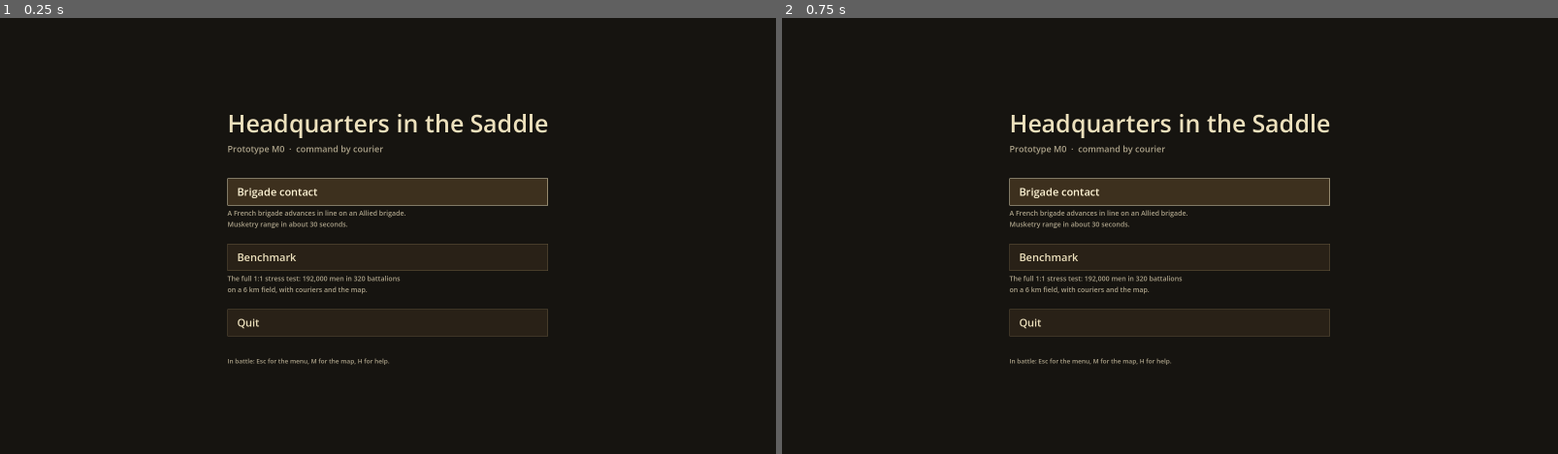
Above: before the commit, frames 1-2 (left to right).
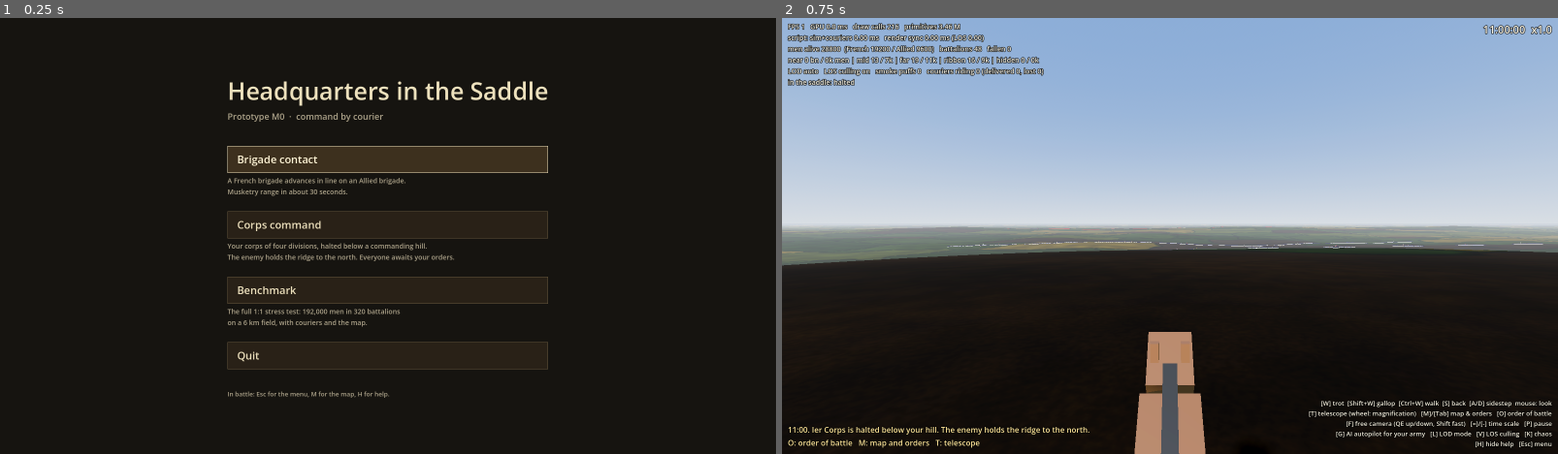
Above: after the commit, the same moments.

Repository: kozas/HITS-prototype
Game: Godot game, scene res://menu.tscn
Two runs of this game, one before a commit and one after it. Both use one fixed random seed, a clock stepped at 60 frames per second and the inputs below.
Inputs (mouse positions are in pixels of both pictures, inside the frame that each line leads up to):
- Up to frame 1 (0.25 s): no input
- Up to frame 2 (0.75 s): click (1170, 222) at 0.5 s, where only the run after the commit has a clickable "Corps command"

The runs differ from the first frame. In frame 1, 9.0% of the frame differs, in the area x 29-71%, y 14-88%; in frame 2, 58%, in the area x 0-100%, y 0-100%.

Commit message:
Corps Command scenario

Diff:
--- a/hits-prototype/src/battle.gd
+++ b/hits-prototype/src/battle.gd
@@ -79,15 +79,19 @@
 	var t0 := Time.get_ticks_msec()
 	terrain = Terrain.new()
 	add_child(terrain)
-	terrain.generate(1815)
+	var corps := scenario == GS.Scenario.CORPS_COMMAND
+	terrain.generate(Terrain.MAPS["hill" if corps else "ridges"])
 
 	sim = BattleSim.new(terrain)
 	var site := Vector2.ZERO
-	if scenario == GS.Scenario.BRIGADE_CONTACT:
-		site = _pick_contact_site()
-		sim.deploy_contact(site, men, CONTACT_GAP)
-	else:
-		sim.deploy(bns_per_side, men, front_z)
+	match scenario:
+		GS.Scenario.BRIGADE_CONTACT:
+			site = _pick_contact_site()
+			sim.deploy_contact(site, men, CONTACT_GAP)
+		GS.Scenario.CORPS_COMMAND:
+			sim.deploy_corps(men)
+		_:
+			sim.deploy(bns_per_side, men, front_z)
 	sim._rebuild_grid()
 
 	renderer = FormationRenderer.new()
@@ -119,6 +123,14 @@
 		player.setup(terrain, spot, atan2(-look.x, -look.y))
 		var fc := Vector2(site.x + 420.0, site.y + 260.0)
 		free_cam.place(Vector3(fc.x, terrain.height(fc.x, fc.y) + 70.0, fc.y), deg_to_rad(50.0), -0.3)
+	elif corps:
+		# On the hill: the summit, or just forward of it if that sees more.
+		var hill: Array = Terrain.MAPS.hill.hills[0]
+		var top := Vector2(hill[0], hill[1])
+		var spot := _best_viewpoint([top, top + Vector2(0, -60), top + Vector2(0, -120), top + Vector2(60, -90), top + Vector2(-60, -90)])
+		var look := Vector2(0, -300) - spot
+		player.setup(terrain, spot, atan2(-look.x, -look.y))
+		free_cam.place(Vector3(top.x, terrain.height(top.x, top.y) + 160.0, top.y + 250.0), 0.0, -0.3)
 	else:
 		_place_enemy_hq()
 		# Start where the general can see the most of both armies.
@@ -150,6 +162,10 @@
 		_capture_mouse()
 		if scenario == GS.Scenario.BRIGADE_CONTACT:
 			hud.toast("11:00. Your brigade is advancing on the Allied line, %d m ahead." % int(CONTACT_GAP))
+		elif corps:
+			map.focus(Vector2(0, 200), 1.8)
+			hud.toast("11:00. %s is halted below your hill. The enemy holds the ridge to the north." % sim.armies[PLAYER_ARMY].subordinates[0].title)
+			hud.toast("O: order of battle   M: map and orders   T: telescope")
 		else:
 			hud.toast("11:00. The armies are deploying. Press M for the map.")
 
--- a/hits-prototype/src/battle_sim.gd
+++ b/hits-prototype/src/battle_sim.gd
@@ -110,6 +110,45 @@
 	o.delivered = 0.0
 	o.exec_at = 0.0
 	brigades[0].pending.append(o)
+	ai_enabled = [false, false]
+
+
+## Corps Command (map "hill"): a French corps of four divisions facing an
+## Anglo-Allied corps of two on the ridge to the north, everyone halted. Drawn up
+## in the usual manner of the period:
+##   1st Division  first line: both brigades deployed in line
+##   2nd Division  second line, ~220 m behind: battalion columns at deploying
+##                 distance, posted behind the intervals of the first line (shifted
+##                 71 m, half a battalion's frontage plus half an interval) so
+##                 they can pass through it
+##   3rd, 4th Div  in route column on two roads to the rear, either side of the hill
+## The enemy holds the crest in line, his second division in columns on the
+## reverse slope, out of sight. Positions are the centre of each brigade's front
+## (the head of a march column); facing north is yaw 0.
+const CORPS_SETUP := [
+	[[Vector2(-286, 250), T.LINE], [Vector2(286, 250), T.LINE],
+	[Vector2(-215, 470), T.COLUMN], [Vector2(357, 470), T.COLUMN],
+	[Vector2(-760, 1150), T.MARCH], [Vector2(-760, 1700), T.MARCH],
+	[Vector2(700, 1150), T.MARCH], [Vector2(700, 1700), T.MARCH]],
+	[[Vector2(406, -880), T.LINE], [Vector2(-406, -880), T.LINE],
+	[Vector2(406, -1180), T.COLUMN], [Vector2(-406, -1180), T.COLUMN]],
+]
+const CORPS_HQ := [Vector2(-250, 950), Vector2(0, -1600)]
+
+
+func deploy_corps(men: int) -> void:
+	for army in 2:
+		var yaw := 0.0 if army == 0 else PI
+		for spec in CORPS_SETUP[army]:
+			var b := _add_brigade(army, 0)
+			for k in 4:
+				_add_battalion(b, men, spec[0], yaw, spec[1])
+			var slots := _brigade_slots(b.battalions, spec[0], yaw, spec[1])
+			for k in slots.size():
+				b.battalions[k].pos = slots[k]
+				b.battalions[k].prev_pos = slots[k]
+		hq[army] = CORPS_HQ[army]
+		_organise(army)
 	ai_enabled = [false, false]
 
 
@@ -327,22 +366,12 @@
 	var facing: float = o.facing
 	var right := Vector2(cos(facing), -sin(facing))
 	bns.sort_custom(func(a, c): return a.pos.dot(right) < c.pos.dot(right))
-	# Columns keep deploying distance (the frontage of the line they would form)
-	# so each battalion can deploy without crowding its neighbours.
-	var gap := BN_INTERVAL
-	var widths := []
-	var total := gap * (bns.size() - 1)
-	for f in bns:
-		var w: float = f.footprint_as(ft if ft == T.MARCH else T.LINE).x
-		widths.append(w)
-		total += w
-	var x := -total * 0.5
+	var slots := _brigade_slots(bns, o.dest, facing, ft)
 	for k in bns.size():
 		var f = bns[k]
 		if f.routing:
 			continue
-		f.target_pos = o.dest + right * (x + widths[k] * 0.5)
-		x += widths[k] + gap
+		f.target_pos = slots[k]
 		f.target_facing = facing
 		f.target_ftype = ft
 		f.has_target = true
@@ -352,6 +381,33 @@
 		b.current.status = "superseded"
 	o.status = "executing"
 	b.current = o
+
+
+## Where each battalion of a brigade stands (its anchor) in formation `ft`, with
+## `dest` the centre of the brigade's front. Line and columns are abreast; columns
+## keep deploying distance (the frontage of the line they would form) so each can
+## deploy without crowding its neighbours. A march column is one battalion
+## behind another, with `dest` at its head.
+func _brigade_slots(bns: Array, dest: Vector2, facing: float, ft: int) -> Array:
+	var right := Vector2(cos(facing), -sin(facing))
+	var back := Vector2(sin(facing), cos(facing))
+	var out := []
+	if ft == T.MARCH:
+		var depth := 0.0
+		for f in bns:
+			out.append(dest + back * depth)
+			depth += f.footprint_as(T.MARCH).y + 20.0
+		return out
+	var widths := []
+	var total := BN_INTERVAL * (bns.size() - 1)
+	for f in bns:
+		widths.append(f.footprint_as(T.LINE).x)
+		total += widths[-1]
+	var x := -total * 0.5
+	for k in bns.size():
+		out.append(dest + right * (x + widths[k] * 0.5))
+		x += widths[k] + BN_INTERVAL
+	return out
 
 
 func _move(f: Formation, dt: float) -> void:
--- a/hits-prototype/src/game_state.gd
+++ b/hits-prototype/src/game_state.gd
@@ -1,7 +1,7 @@
 extends Node
 ## Autoload: carries the scenario chosen in the main menu into battle.tscn.
 
-enum Scenario { BENCHMARK, BRIGADE_CONTACT }
+enum Scenario { BENCHMARK, BRIGADE_CONTACT, CORPS_COMMAND }
 
 const BATTLE_SCENE := "res://battle.tscn"
 const MENU_SCENE := "res://menu.tscn"
--- a/hits-prototype/src/menu.gd
+++ b/hits-prototype/src/menu.gd
@@ -2,6 +2,7 @@
 ## Main menu: pick a scenario. Command-line shortcuts skip the menu:
 ##   -- --bench               scripted benchmark run
 ##   -- --scenario=contact    straight into Brigade contact
+##   -- --scenario=corps      straight into Corps command
 ##   -- --scenario=benchmark  straight into the full battle
 
 const GS = preload("res://src/game_state.gd")
@@ -11,6 +12,7 @@
 
 const ITEMS := [
 	["Brigade contact", "A French brigade advances in line on an Allied brigade.\nMusketry range in about 30 seconds.", GS.Scenario.BRIGADE_CONTACT],
+	["Corps command", "Your corps of four divisions, halted below a commanding hill.\nThe enemy holds the ridge to the north. Everyone awaits your orders.", GS.Scenario.CORPS_COMMAND],
 	["Benchmark", "The full 1:1 stress test: 192,000 men in 320 battalions\non a 6 km field, with couriers and the map.", GS.Scenario.BENCHMARK],
 ]
 
@@ -23,6 +25,9 @@
 			return
 		if a == "--scenario=contact":
 			GameState.start.call_deferred(GameState.Scenario.BRIGADE_CONTACT)
+			return
+		if a == "--scenario=corps":
+			GameState.start.call_deferred(GameState.Scenario.CORPS_COMMAND)
 			return
 	_build()
 	for a in OS.get_cmdline_user_args():
--- a/hits-prototype/src/terrain.gd
+++ b/hits-prototype/src/terrain.gd
@@ -6,13 +6,29 @@
 const SPACING := 12.0
 const SIZE := (N - 1) * SPACING
 
+## Maps: rolling noise ("relief" and "detail" metres) plus hand-placed features.
+##   ridges: [z, height, width] running east-west (mirror_z: one each side of z = 0)
+##   hills:  [x, z, height, radius]
+##   valley: [depth, width] along z = 0
+const MAPS := {
+	# Two low ridges with a shallow valley between: each army starts on one,
+	# giving reverse slopes to hide behind (Waterloo-style).
+	"ridges": {"seed": 1815, "relief": 38.0, "detail": 6.0, "mirror_z": true,
+		"ridges": [[900.0, 16.0, 400.0]], "hills": [], "valley": [8.0, 420.0]},
+	# Gentler country with a commanding hill behind the French centre and a
+	# ridge to the north for the enemy (Corps Command).
+	"hill": {"seed": 1806, "relief": 16.0, "detail": 3.0, "mirror_z": false,
+		"ridges": [[-880.0, 16.0, 360.0]], "hills": [[-250.0, 950.0, 45.0, 300.0]], "valley": [5.0, 380.0]},
+}
+
 var heights := PackedFloat32Array()
 var heightmap: ImageTexture
 var material: ShaderMaterial
 var detail_noise: NoiseTexture2D
 
 
-func generate(seed_value: int) -> void:
+func generate(map: Dictionary) -> void:
+	var seed_value: int = map.seed
 	var base := FastNoiseLite.new()
 	base.seed = seed_value
 	base.noise_type = FastNoiseLite.TYPE_SIMPLEX_SMOOTH
@@ -23,19 +39,24 @@
 	detail.frequency = 1.0 / 320.0
 	detail.fractal_octaves = 2
 
+	var relief: float = map.relief
+	var fine: float = map.detail
+	var mirror: bool = map.mirror_z
+	var valley: Array = map.valley
 	heights.resize(N * N)
 	var half := SIZE * 0.5
 	for iz in N:
 		var z := iz * SPACING - half
+		var rz := absf(z) if mirror else z
 		for ix in N:
 			var x := ix * SPACING - half
-			var h := base.get_noise_2d(x, z) * 38.0 + detail.get_noise_2d(x, z) * 6.0
-			# Two low ridges with a shallow valley between: each army starts on one,
-			# giving reverse slopes to hide behind (Waterloo-style).
-			var az := absf(z)
-			h += 16.0 * exp(-pow((az - 900.0) / 400.0, 2.0))
-			h -= 8.0 * exp(-pow(z / 420.0, 2.0))
-			var edge := maxf(absf(x), az)
+			var h := base.get_noise_2d(x, z) * relief + detail.get_noise_2d(x, z) * fine
+			for r in map.ridges:
+				h += r[1] * exp(-pow((rz - r[0]) / r[2], 2.0))
+			for hill in map.hills:
+				h += hill[2] * exp(-(Vector2(x - hill[0], z - hill[1]).length_squared()) / (hill[3] * hill[3]))
+			h -= valley[0] * exp(-pow(z / valley[1], 2.0))
+			var edge := maxf(absf(x), absf(z))
 			h *= smoothstep(half, half - 700.0, edge)
 			heights[iz * N + ix] = h
 
--- a/hits-prototype/tools/sim_profile.gd
+++ b/hits-prototype/tools/sim_profile.gd
@@ -8,7 +8,7 @@
 
 func _init() -> void:
 	var terrain = Terrain.new()
-	terrain.generate(1815)
+	terrain.generate(Terrain.MAPS.ridges)
 	var sim = BattleSim.new(terrain)
 	sim.deploy(160, 600, 450.0)
 	sim.ai_enabled = [true, true]
--- a/hits-prototype/tools/ui_shots.gd
+++ b/hits-prototype/tools/ui_shots.gd
@@ -1,7 +1,8 @@
 extends SceneTree
-## UI review: saddle view, telescope, map (zoomed out and in) and order of
-## battle, on the full battle after the armies have deployed. Needs a window:
-##   godot --path hits-prototype --resolution 1600x900 --script res://tools/ui_shots.gd -- --out=DIR
+## UI review: saddle view, telescope, map (zoomed out and in), order of battle
+## and an overhead view. The full battle runs 10 minutes first so the armies
+## deploy; Corps command (--scenario=corps) is shot as it starts. Needs a window:
+##   godot --path hits-prototype --resolution 1600x900 --script res://tools/ui_shots.gd -- --out=DIR [--scenario=corps]
 
 var battle
 var out := "."
@@ -9,26 +10,39 @@
 var steps: Array
 var _shot_in := 0
 var _shot_name := ""
+var _corps := false
 
 
 func _initialize() -> void:
 	for a in OS.get_cmdline_user_args():
 		if a.begins_with("--out="):
 			out = a.get_slice("=", 1)
-	root.get_node("GameState").scenario = 0  # BENCHMARK
+		elif a == "--scenario=corps":
+			_corps = true
+	root.get_node("GameState").scenario = 2 if _corps else 0  # CORPS_COMMAND / BENCHMARK
 	battle = load("res://battle.tscn").instantiate()
 	root.add_child(battle)
-	# [sim seconds, action, screenshot name or ""]
+	var t := 3.0 if _corps else 600.0
+	var map_zoom := Vector2(0, 600) if _corps else Vector2(0, 150)
+	# [sim seconds, action, screenshot name]
 	steps = [
-		[600.0, func(): battle.time_scale_idx = 1, "01_saddle"],
-		[601.0, func(): battle._set_telescope(true), "02_telescope_x10"],
-		[602.0, func(): battle.player.change_magnification(2.0), "03_telescope_x20"],
-		[603.0, func(): battle._open_overlay(battle.map), "04_map"],
-		[604.0, func(): battle.map.focus(Vector2(0, 150), 6.0), "05_map_zoomed"],
-		[605.0, func(): _open_oob(), "06_oob"],
-		[606.0, func(): _show_enemy_oob(), "07_oob_enemy"],
-		[607.0, func(): _activate_first_brigade(), "08_oob_to_map"],
+		[t, func(): battle.time_scale_idx = 1, "01_saddle"],
+		[t + 1.0, func(): battle._set_telescope(true), "02_telescope_x10"],
+		[t + 2.0, func(): battle.player.change_magnification(2.0), "03_telescope_x20"],
+		[t + 3.0, func(): battle._open_overlay(battle.map), "04_map"],
+		[t + 4.0, func(): battle.map.focus(map_zoom, 3.0 if _corps else 6.0), "05_map_zoomed"],
+		[t + 5.0, func(): _open_oob(), "06_oob"],
+		[t + 6.0, func(): _show_enemy_oob(), "07_oob_enemy"],
+		[t + 7.0, func(): _activate_first_brigade(), "08_oob_to_map"],
+		[t + 8.0, func(): _overhead(), "09_overhead"],
 	]
+
+
+## Free camera high behind the player's army, looking over it towards the enemy.
+func _overhead() -> void:
+	battle._open_overlay(null)
+	battle._set_free_cam(true)
+	battle.free_cam.place(Vector3(250, 520, 2300), 0.0, -0.42)
 
 
 ## Fold your own army and open the enemy's (only what has been seen).
Not shown, changed: README.md
